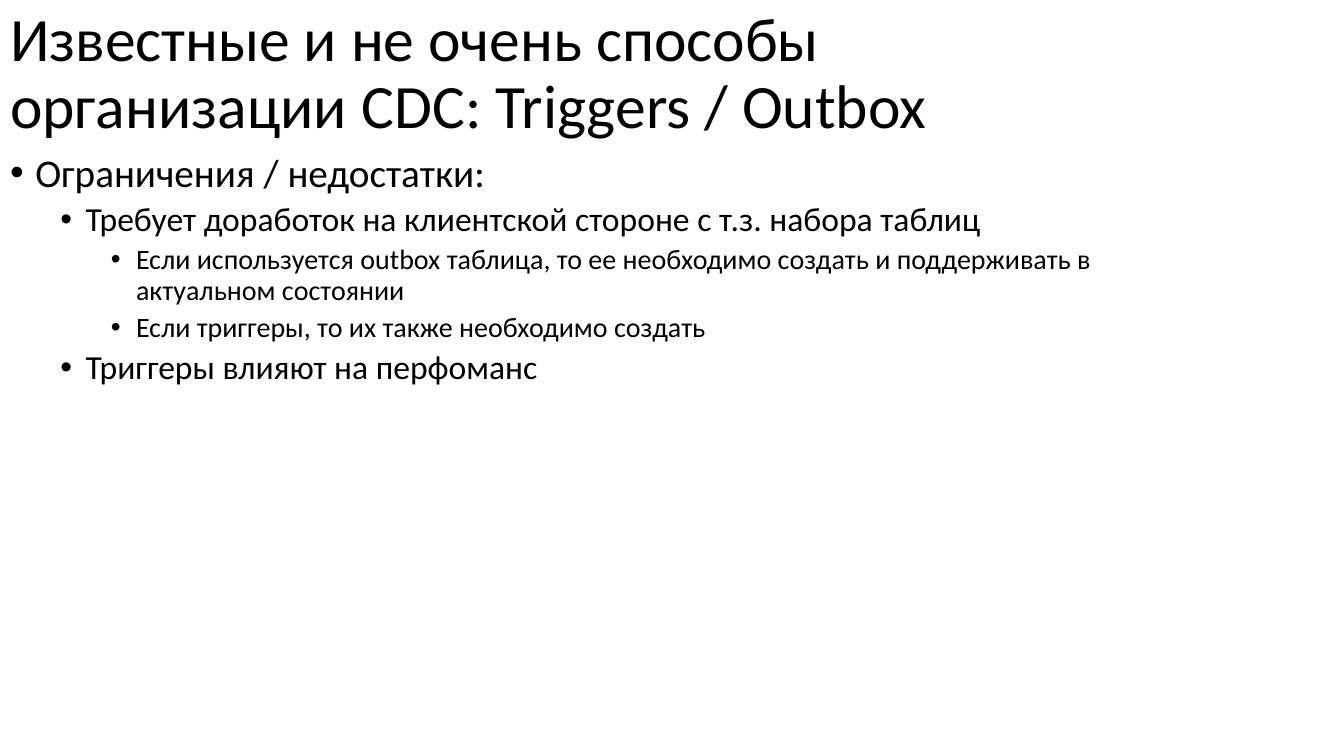
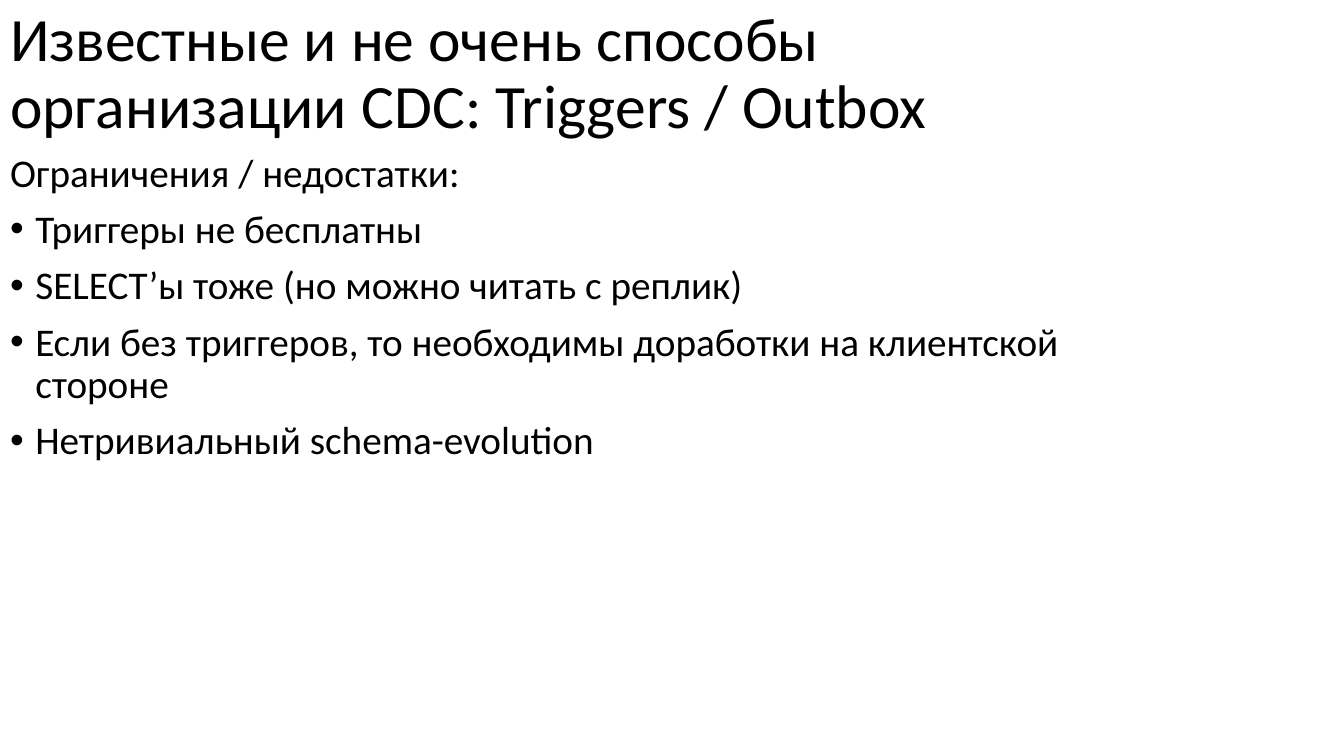
Before and after one commit to nryanov/presentations, a slide deck: slide 22 of smartdata/cdc-via-debezium/debezium-smartdata2025.pptx (slide 14 before the commit). Drawn at 1344x756 pixels with LibreOffice and Linux fonts; fonts in the diff are those of the drawing. Boxes give left, top, right and bottom in pixels: in the first picture for what was removed or moved away, otherwise in the second. Text is boxed around its words. In the diff, an @@ line names an element or a change of style, - is before the commit and + after.

```diff
--- a/smartdata/cdc-via-debezium/debezium-smartdata2025.pptx
+++ b/smartdata/cdc-via-debezium/debezium-smartdata2025.pptx
@@ text at (10,161,459,194): bullet • to none @@
@@ text at (35,216,1058,461): text changed; size 20 to 28 pt @@
-  • Требует доработок на клиентской стороне с т.з. набора таблиц
-    • Если используется outbox таблица, то ее необходимо создать и поддерживать в актуальном состоянии
-    • Если триггеры, то их также необходимо создать
-  • Триггеры влияют на перфоманс
+• Триггеры не бесплатны
+• SELECT’ы тоже (но можно читать с реплик)
+• Если без триггеров, то необходимы доработки на клиентской стороне
+• Нетривиальный schema-evolution
```
Also in this commit, not shown: 31 other slides changed, 21 slides added, 2 slides removed.
